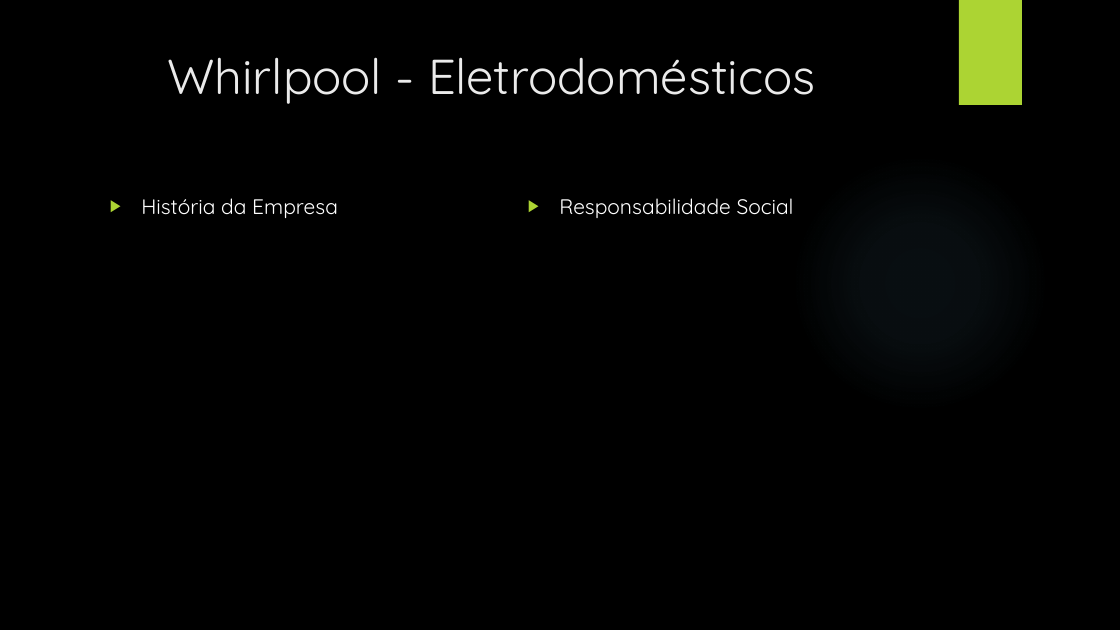
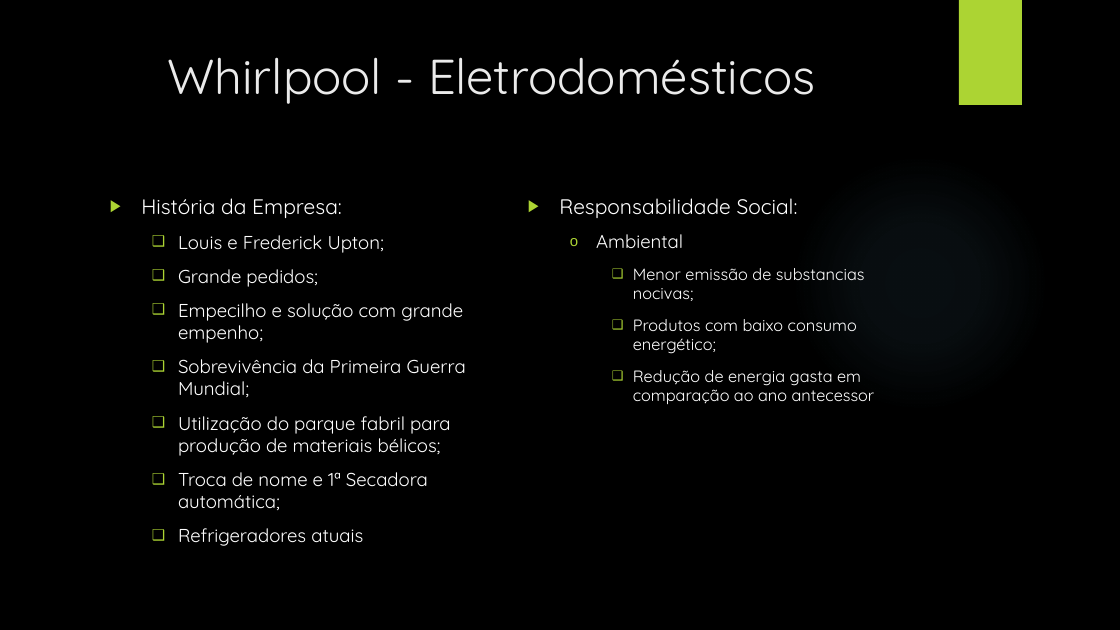
Before and after one commit to VieiraMidas/AulasEC, a slide deck: slide 7 of Ações Beneficentes de Empresas.pptx. Drawn at 1120x630 pixels with LibreOffice and Linux fonts; fonts in the diff are those of the drawing; background and template pictures are left out. Boxes give left, top, right and bottom in pixels: in the first picture for what was removed or moved away, otherwise in the second. Text is boxed around its words. In the diff, an @@ line names an element or a change of style, - is before the commit and + after.

```diff
--- a/Ações Beneficentes de Empresas.pptx
+++ b/Ações Beneficentes de Empresas.pptx
@@ text at (141, 198, 466, 546): text changed; size 18 to 16 pt @@
-▶ História da Empresa
+▶ História da Empresa:
+  ❑ Louis e Frederick Upton;
+  ❑ Grande pedidos;
+  ❑ Empecilho e solução com grande empenho;
+  ❑ Sobrevivência da Primeira Guerra Mundial;
+  ❑ Utilização do parque fabril para produção de materiais bélicos;
+  ❑ Troca de nome e 1ª Secadora automática;
+  ❑ Refrigeradores atuais
@@ text at (559, 198, 875, 404): text changed; size 18 to 14 pt @@
-▶ Responsabilidade Social
+▶ Responsabilidade Social:
+  o Ambiental
+    ❑ Menor emissão de substancias nocivas;
+    ❑ Produtos com baixo consumo energético;
+    ❑ Redução de energia gasta em comparação ao ano antecessor
```
Also in this commit, not shown: 5 other slides changed.
